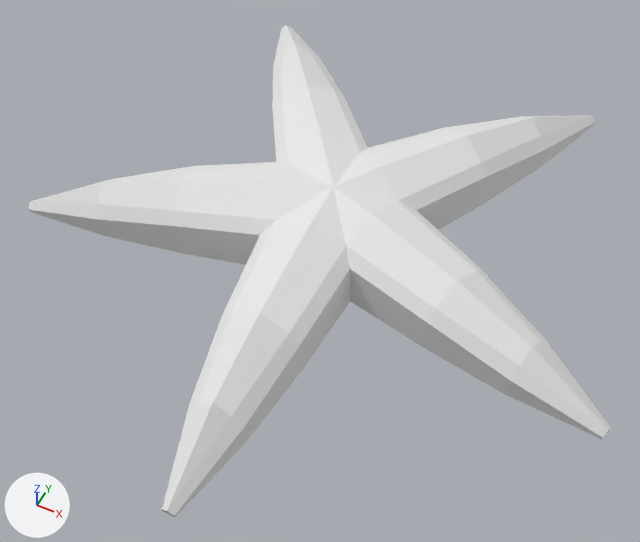
Before and after pictures for a commit that changed the FBX model Udacity VR/Assets/Project Scenes/Course3Draft_ForAustin/Assets/Udacity/Art/Models/Starfish.fbx.
Both versions are drawn from a 50 mm lens placed at (6.025, -6.755, 0.431), pointed at (5.776, -6.258, -0.191). Arrows for +X, +Y and +Z are at lower left; the lights stay in place. Where no turn or scale is listed for an object, it has been applied to the vertices.

Objects in the first picture: 'Starfish'.
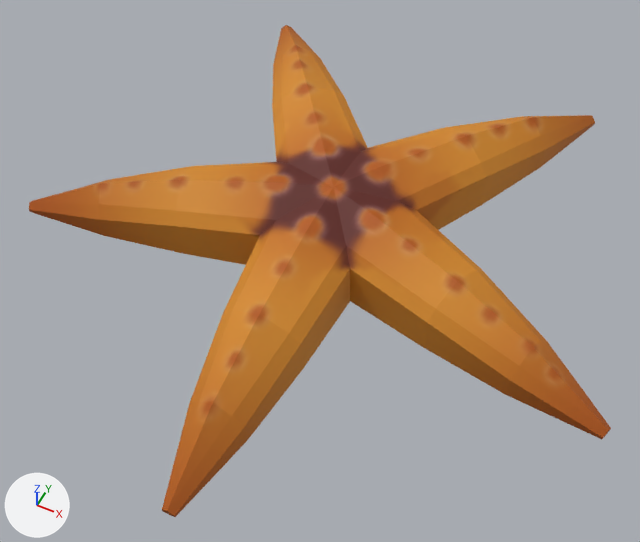
Scene script edits in JSON lines:
```json
{"op": "add", "block": "img_ta_1_png", "code": ["img_ta_1_png = load_image('TA_1.png', '../Textures/TA_1.png', 2048, 2048, 'sRGB')"]}
{"op": "remove", "block": "mat_starfish_mat", "code": "mat_starfish_mat.base_color = (0.8, 0.8, 0.8)  # white #e7e7e7"}
{"op": "add", "block": "mat_starfish_mat", "code": "mat_starfish_mat.texture = img_ta_1_png"}
```

Boxes (x1, y1, x2, y2) around the edits, measured in the pictures (640 x 542 px):
```json
{"object": "Starfish", "change": "surface changed", "before": [29, 25, 611, 517], "after": [29, 25, 611, 517], "on screen": "white to orange"}
```
